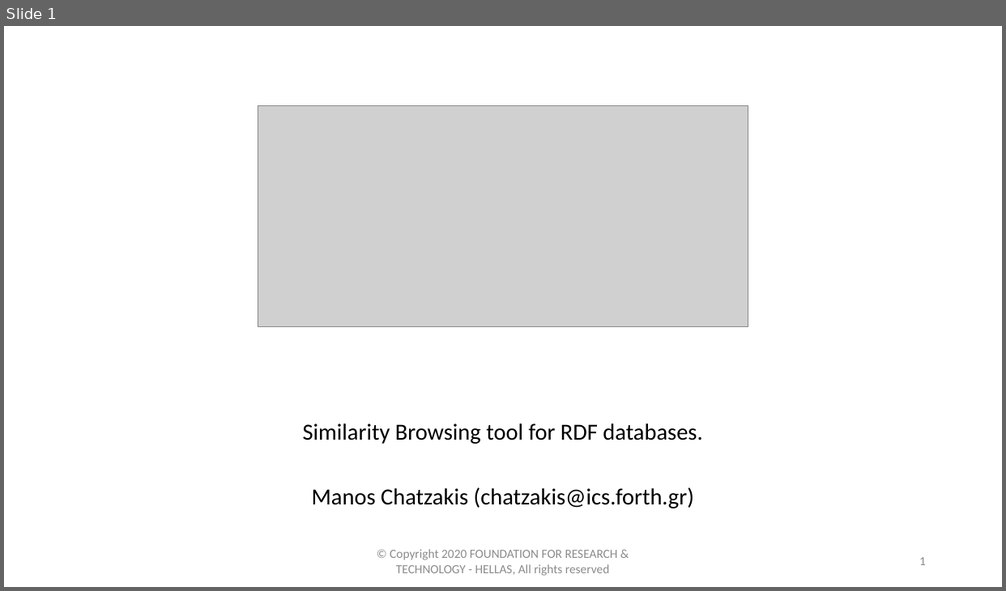
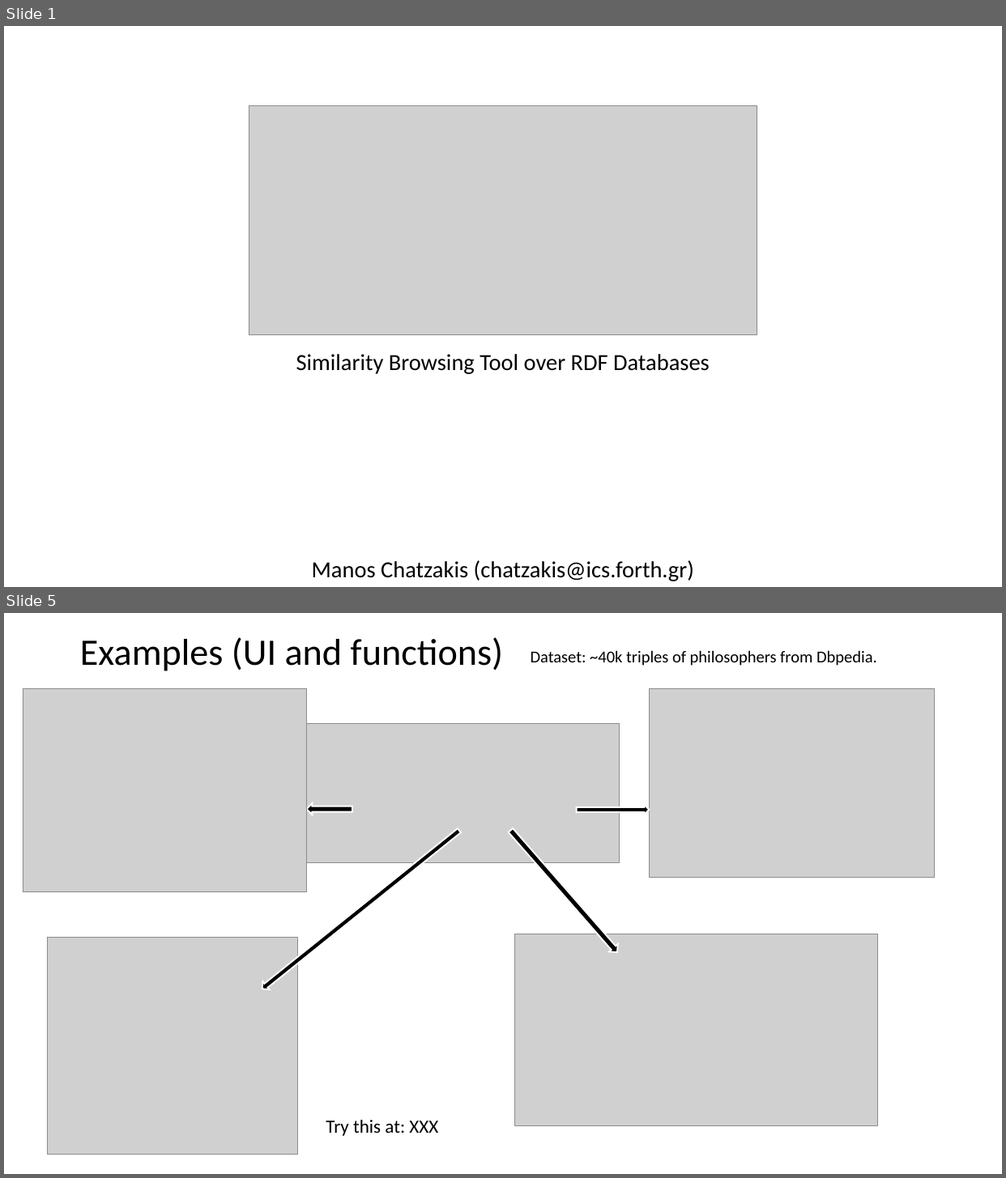
Before and after one commit to MChatzakis/RDFsim, a slide deck: RDFsim/presentation/RDFsim.pptx. Shown one above the other, each under a label of ours: slide 1 before the commit, slides 1 and 5 after it; the slides between them are not shown. The pictures are 1006x591 and 1006x1178 pixels, drawn with LibreOffice and Linux fonts; fonts in the diff are those of the drawing; grey boxes stand for pictures. Boxes give left, top, right and bottom in pixels: in the first picture for what was removed or moved away, otherwise in the second. Text is boxed around its words. In the diff, an @@ line names an element or a change of style, - is before the commit and + after.

```diff
--- a/RDFsim/presentation/RDFsim.pptx
+++ b/RDFsim/presentation/RDFsim.pptx
@@ slide 5 added at bbox=[4, 613, 1002, 1174], background #FFFFFF @@
@@ title added at bbox=[80, 637, 503, 671], 36 pt, text #000000 @@
+Examples (UI and functions)
@@ text added at bbox=[530, 650, 877, 666], 16 pt, text #000000 @@
+Dataset: ~40k triples of philosophers from Dbpedia.
@@ picture added at bbox=[23, 688, 306, 892] @@
@@ picture added at bbox=[650, 688, 935, 878] @@
@@ picture added at bbox=[295, 724, 620, 863] @@
@@ right arrow added at bbox=[306, 804, 352, 815], fill #000000, outline #FFFFFF 1.5 pt @@
@@ right arrow added at bbox=[577, 805, 650, 815], fill #000000, outline #FFFFFF 1.5 pt @@
@@ right arrow added at bbox=[259, 827, 463, 994], fill #000000, outline #FFFFFF 1.5 pt @@
@@ right arrow added at bbox=[506, 826, 622, 956], fill #000000, outline #FFFFFF 1.5 pt @@
@@ picture added at bbox=[47, 938, 297, 1155] @@
@@ picture added at bbox=[515, 934, 878, 1127] @@
@@ text added at bbox=[326, 1120, 438, 1136], 18 pt, text #000000 @@
+Try this at: XXX
@@ slide 1 changed as well @@
@@ picture: place and size @@
-picture at bbox=[258, 106, 749, 327]
+picture at bbox=[249, 106, 757, 335]
@@ text added at bbox=[296, 354, 710, 374], 22.2 pt, text #000000 @@
+Similarity Browsing Tool over RDF Databases
@@ subtitle at bbox=[303, 424, 702, 444]: paragraph removed @@
-Similarity Browsing tool for RDF databases.
@@ subtitle "Manos Chatzakis (chatzakis@ics.forth.gr)": place and size @@
-subtitle "Manos Chatzakis (chatzakis@ics.forth.gr)" at bbox=[303, 424, 702, 509]
+subtitle "Manos Chatzakis (chatzakis@ics.forth.gr)" at bbox=[312, 561, 694, 582]
@@ text removed at bbox=[390, 549, 618, 576] @@
-© Copyright 2020 FOUNDATION FOR RESEARCH & TECHNOLOGY - HELLAS, All rights reserved
@@ page number removed at bbox=[919, 557, 926, 565] @@
-1
```
Also in this commit, not shown: 3 other slides added, 5 slides removed.
